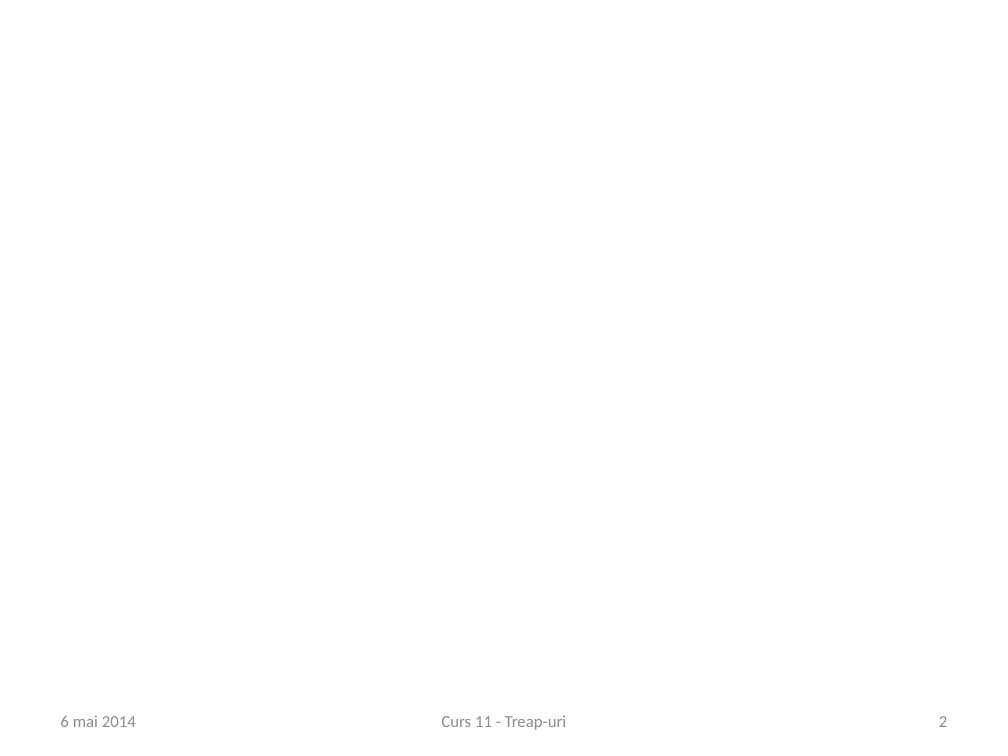
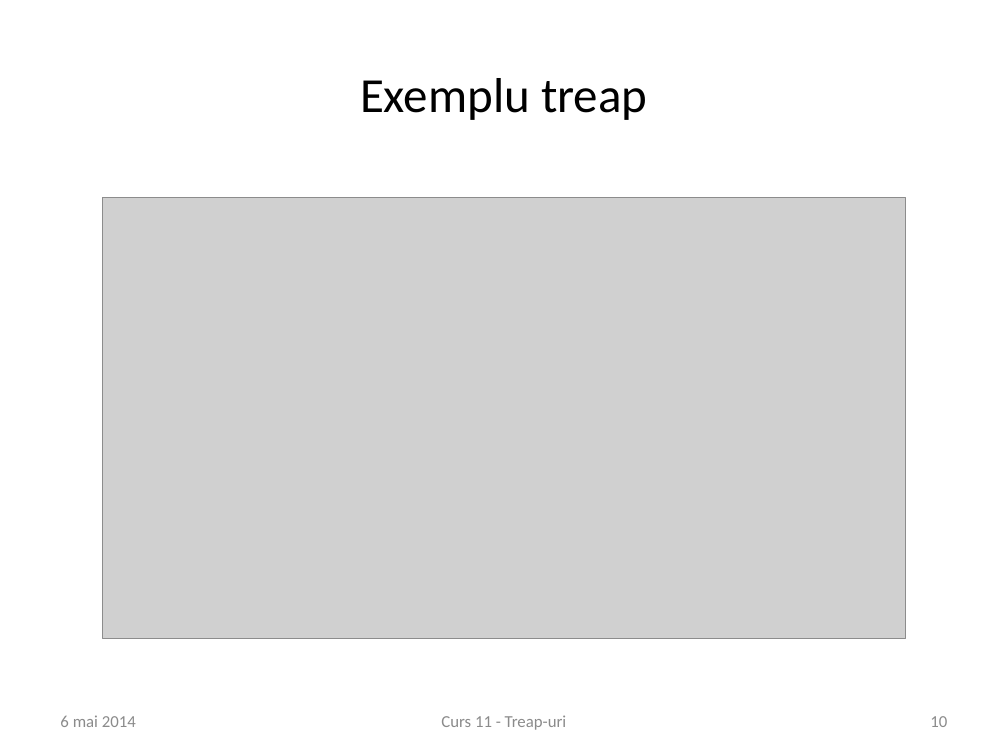
Before and after one commit to andreiparvu/treaps, a slide deck: slide 10 of curs11.pptx (slide 2 before the commit). Drawn at 1008x756 pixels with LibreOffice and Linux fonts; fonts in the diff are those of the drawing; grey boxes stand for pictures; background and template pictures are left out. Boxes give left, top, right and bottom in pixels: in the first picture for what was removed or moved away, otherwise in the second. Text is boxed around its words. In the diff, an @@ line names an element or a change of style, - is before the commit and + after.

```diff
--- a/curs11.pptx
+++ b/curs11.pptx
@@ title added at (360, 78, 647, 120), 35 pt, text #000000 @@
+Exemplu treap
@@ picture added at (103, 198, 905, 639) @@
@@ page number at (930, 716, 947, 727): text changed @@
-2
+10
```
Also in this commit, not shown: 1 other slide changed, 18 slides added, 1 other file.
